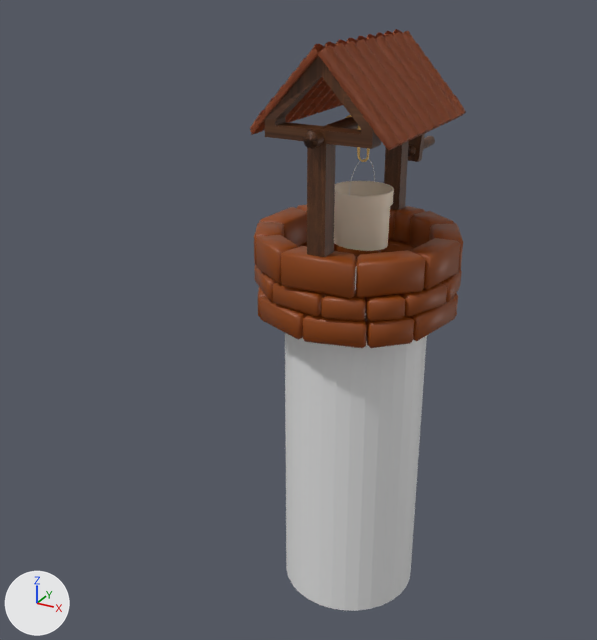
One commit to the Blender file Sumur/sumur.blend: the scene before it, then after it.
Camera for both pictures: a 50 mm camera at (11.7, -22.4, 11.7) aimed at (-2.2, 2.9, -0.9). Arrows for +X, +Y and +Z are at lower left; the lights stay in place.

In view in the first picture: 'ember', 'genteng', 'genteng.001', 'penyangga', 'penyangga.001', 'sumur', 'sumur_dalam'.
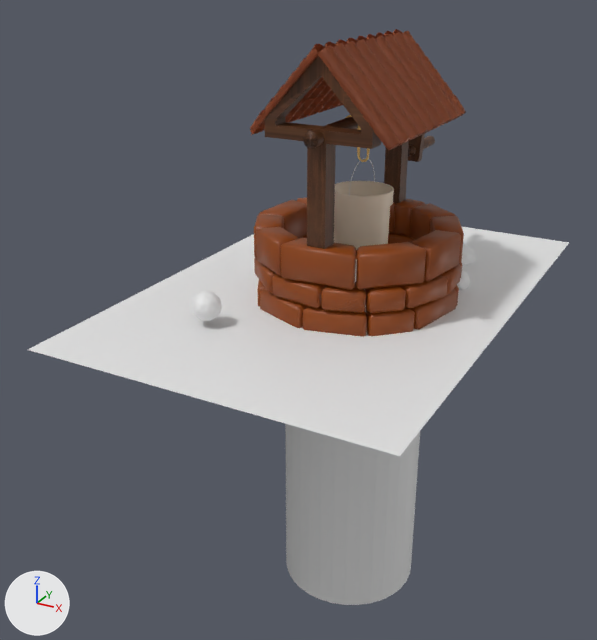
Commit message: add sumur

What differs and where, as boxes [x1, y1, x2, y2] in the pictures (597 x 640 px):
```json
{"object": "Plane", "change": "added", "after": [28, 227, 569, 456]}
{"object": "sumur_dalam", "change": "moved", "before": [285, 266, 427, 611], "after": [285, 259, 420, 605]}
{"object": "sumur", "change": "moved", "before": [254, 205, 463, 348], "after": [254, 198, 464, 337]}
{"object": "Icosphere.004", "change": "added", "after": [192, 291, 222, 321]}
{"object": "Icosphere.001", "change": "added", "after": [462, 242, 476, 265]}
{"object": "Icosphere.002", "change": "added", "after": [457, 269, 471, 290]}
```

Scene script edits in JSON lines:
```json
{"op": "add", "block": "mat_material_018", "code": ["mat_material_018 = principled_material('Material.018')", "mat_material_018.base_color = (0.8, 0.8, 0.8)  # white #e7e7e7"]}
{"op": "add", "block": "mat_material_017", "code": ["mat_material_017 = principled_material('Material.017')", "mat_material_017.base_color = (0.8, 0.8, 0.8)  # white #e7e7e7"]}
{"op": "add", "block": "me_icosphere_005", "code": ["me_icosphere_005 = bpy.data.meshes.new('Icosphere.005')", "me_icosphere_005.from_pydata(...)  # an icosphere of 80 faces spanning x -0.95..0.95, y -1.0..1.0, z -1.0..1.0", "me_icosphere_005.materials.append(mat_material_018)  # its picture is missing"]}
{"op": "add", "block": "me_plane", "code": ["me_plane = bpy.data.meshes.new('Plane')", "me_plane.from_pydata([(-1.0, -1.0, 0.0), (1.0, -1.0, 0.0), (-1.0, 1.0, 0.0), (1.0, 1.0, 0.0)], [], [(0, 1, 3, 2)])", "me_plane.materials.append(mat_material_017)  # its picture is missing"]}
{"op": "set", "path": "ob_sumur.location", "old": "(0.0, 0.0, 0.0)", "new": "(0.0, 0.0, 0.28)"}
{"op": "add", "block": "ob_icosphere_004", "code": ["ob_icosphere_004 = bpy.data.objects.new('Icosphere.004', me_icosphere_005)", "ob_icosphere_004.location = (-3.14, -1.7, 1.17)", "ob_icosphere_004.scale = (0.513, 0.513, 0.513)", "_m = ob_icosphere_004.modifiers.new('Boolean', 'BOOLEAN')"]}
{"op": "add", "block": "ob_icosphere_002", "code": ["ob_icosphere_002 = bpy.data.objects.new('Icosphere.002', me_icosphere_005.copy())", "ob_icosphere_002.location = (2.93, 5.75, 0.64)", "ob_icosphere_002.scale = (0.513, 0.513, 0.513)", "_m = ob_icosphere_002.modifiers.new('Boolean', 'BOOLEAN')"]}
{"op": "add", "block": "ob_icosphere_001", "code": ["ob_icosphere_001 = bpy.data.objects.new('Icosphere.001', me_icosphere_005.copy())", "ob_icosphere_001.location = (1.92, 8.67, 0.37)", "ob_icosphere_001.scale = (0.829, 0.829, 0.829)", "_m = ob_icosphere_001.modifiers.new('Boolean', 'BOOLEAN')"]}
{"op": "add", "block": "ob_plane", "code": ["ob_plane = bpy.data.objects.new('Plane', me_plane)", "ob_plane.location = (-0.74, 3.49, 0.49)", "ob_plane.scale = (6.25, 9.48, 9.48)", "_m = ob_plane.modifiers.new('Boolean', 'BOOLEAN')", "_m.object = ob_sumur_dalam"]}
```
